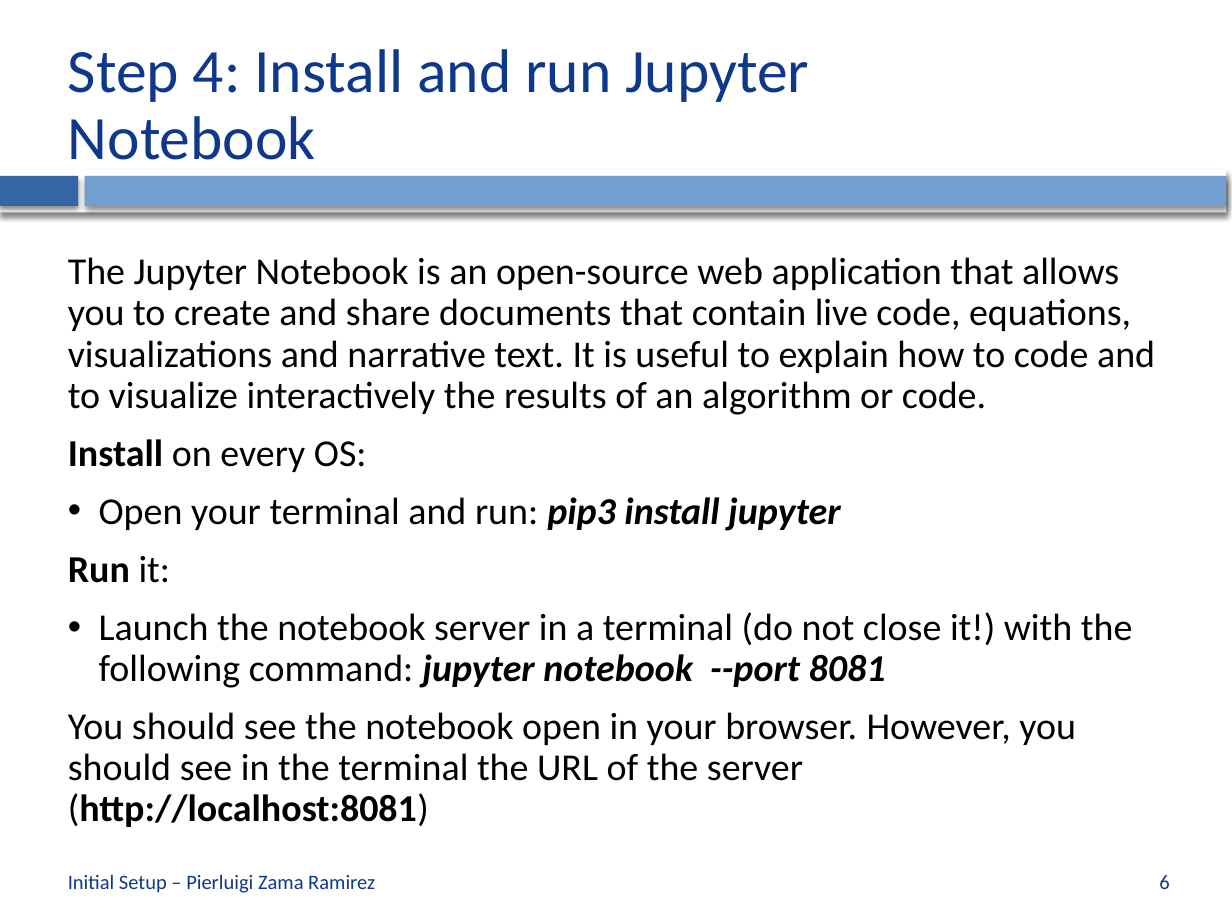
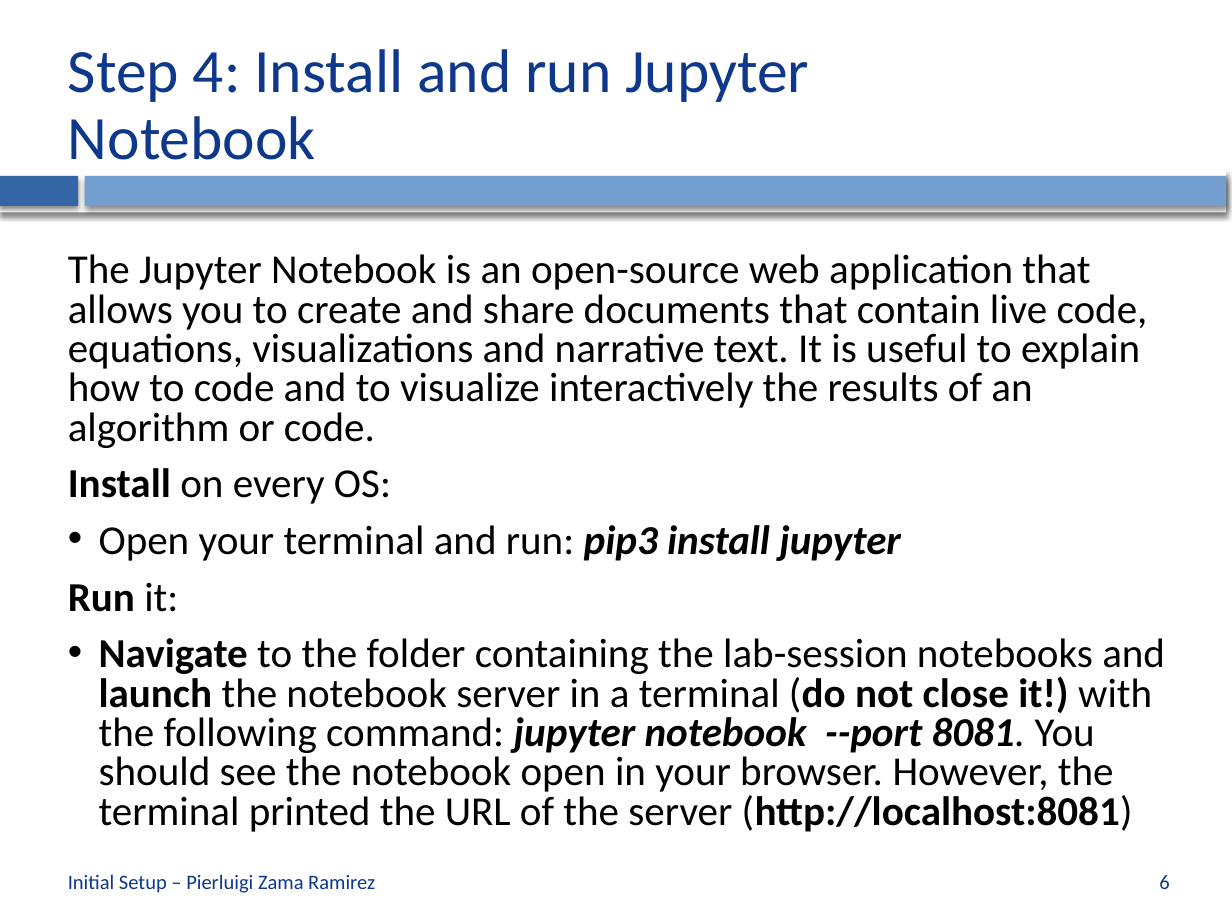
Before and after one commit to CVLAB-Unibo/ComputerVisionImageProcessing-LabSessions, a slide deck: slide 6 of LabSession0 - Initial Setup.pptx. Drawn at 1232x924 pixels with LibreOffice and Linux fonts; fonts in the diff are those of the drawing; background and template pictures are left out. Boxes give left, top, right and bottom in pixels: in the first picture for what was removed or moved away, otherwise in the second. Text is boxed around its words. In the diff, an @@ line names an element or a change of style, - is before the commit and + after.

```diff
--- a/LabSession0 - Initial Setup.pptx
+++ b/LabSession0 - Initial Setup.pptx
@@ text at [68, 254, 1148, 612]: size 22.2 to 24 pt in "The Jupyter Notebook is an open-source web ...", "Install on every OS:", "Open your terminal and run: pip3 install ...", "Run it:"; line spacing 0.9 to 0.8 @@
@@ text at [99, 638, 1165, 832]: text changed; size 22.2 to 24 pt @@
-• Launch the notebook server in a terminal (do not close it!) with the following command: jupyter notebook --port 8081
-You should see the notebook open in your browser. However, you should see in the terminal the URL of the server (http://localhost:8081)
+• Navigate to the folder containing the lab-session notebooks and launch the notebook server in a terminal (do not close it!) with the following command: jupyter notebook --port 8081. You should see the notebook open in your browser. However, the terminal printed the URL of the server (http://localhost:8081)
```
Also in this commit, not shown: 3 other slides changed, 5 other files.
